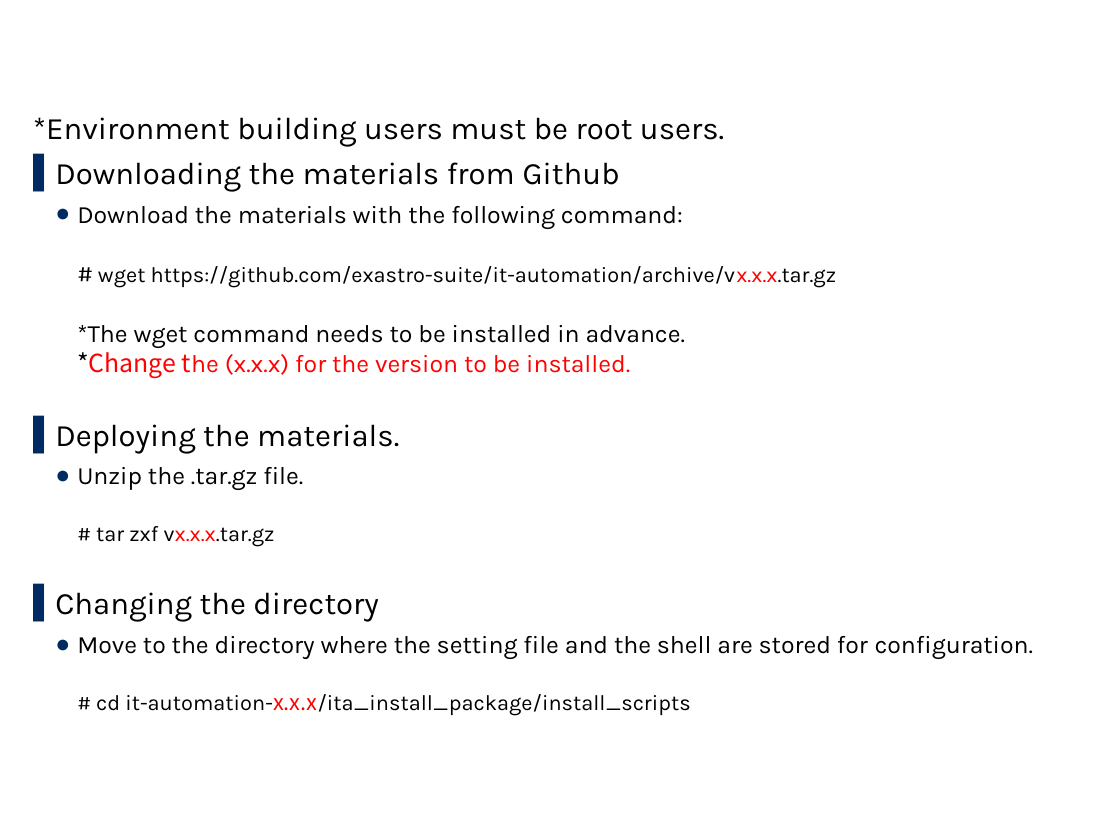
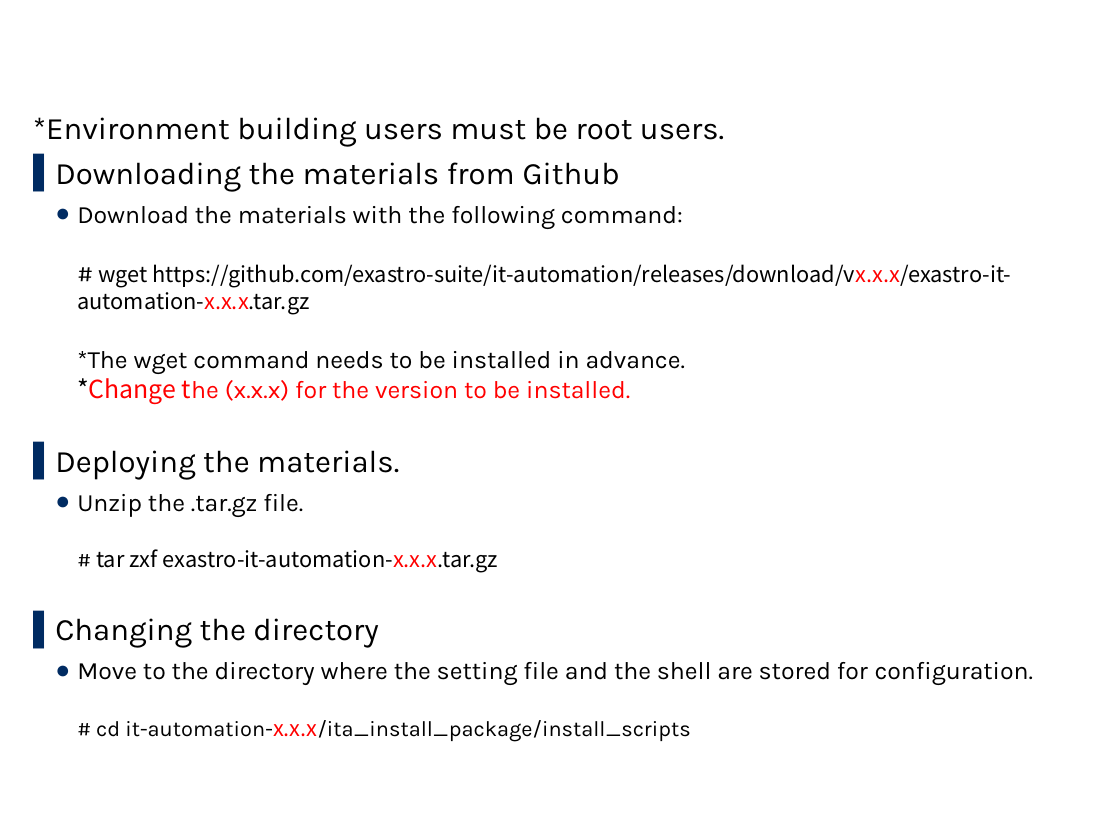
Before and after one commit to exastro-suite/it-automation-docs, a slide deck: slide 13 of asset/Learn/ITA-online-install_en.pptx. Drawn at 1120x840 pixels with LibreOffice and Linux fonts; fonts in the diff are those of the drawing; background and template pictures are left out. Boxes give left, top, right and bottom in pixels: in the first picture for what was removed or moved away, otherwise in the second. Text is boxed around its words. In the diff, an @@ line names an element or a change of style, - is before the commit and + after.

```diff
--- a/asset/Learn/ITA-online-install_en.pptx
+++ b/asset/Learn/ITA-online-install_en.pptx
@@ text at bbox=[77, 206, 1011, 405]: text changed @@
-  ● Download the materials with the following command:
-    # wget https://github.com/exastro-suite/it-automation/archive/vx.x.x.tar.gz
-    *The wget command needs to be installed in advance.
-    *Change the (x.x.x) for the version to be installed.
+  ● Download the materials with the following command:
+    # wget https://github.com/exastro-suite/it-automation/releases/download/vx.x.x/exastro-it-automation-x.x.x.tar.gz
+    *The wget command needs to be installed in advance.
+    *Change the (x.x.x) for the version to be installed.
@@ text at bbox=[77, 494, 498, 573]: text changed; size 16 to 14 pt; font Karla to Noto Sans CJK JP @@
-  ● Unzip the .tar.gz file.
-    # tar zxf vx.x.x.tar.gz
+  ● Unzip the .tar.gz file.
+    # tar zxf exastro-it-automation-x.x.x.tar.gz
```
Also in this commit, not shown: 1 other slide changed, 11 other files.
